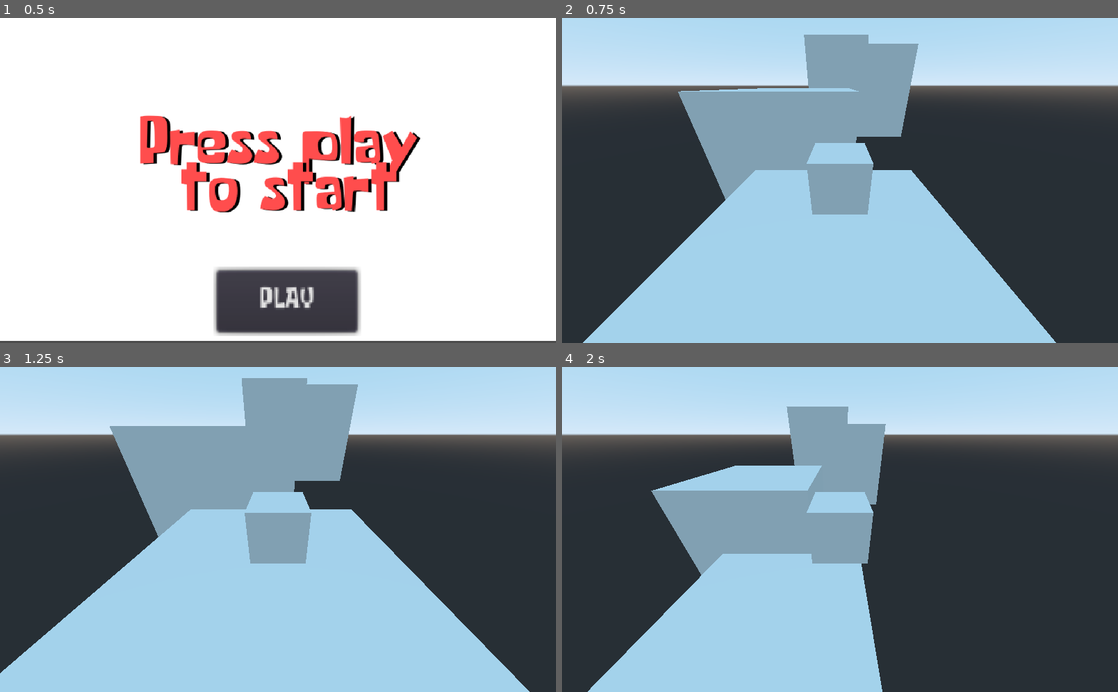
Above: before the commit, frames 1-4 (two rows, left to right).
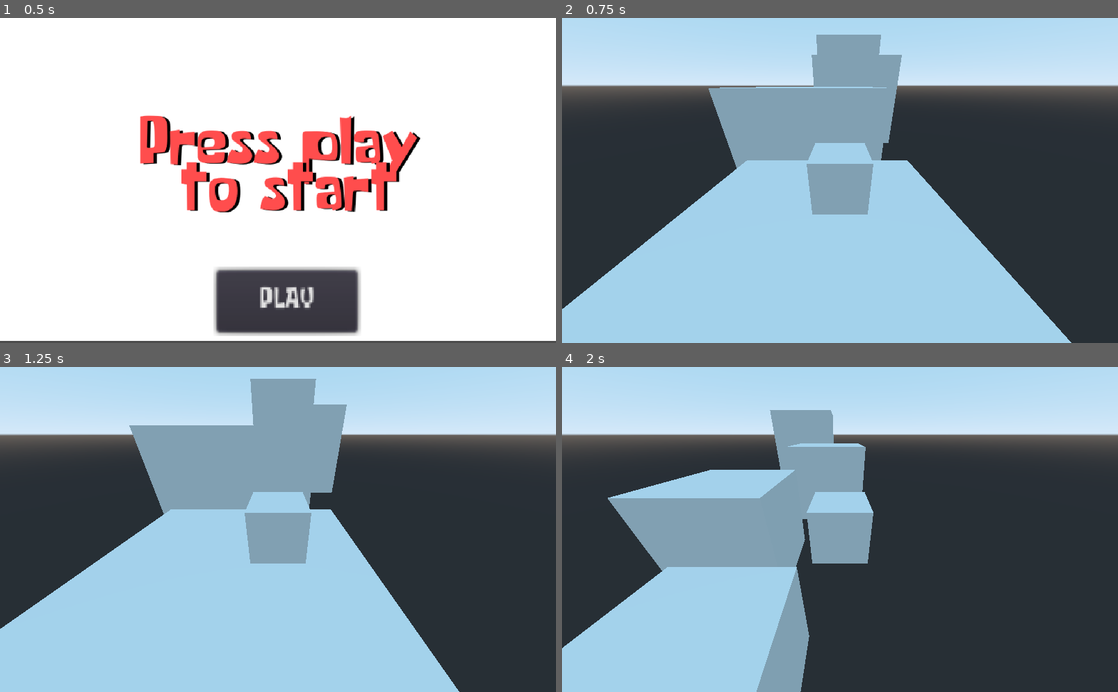
Above: after the commit, the same moments.

Repository: dwlcj/Project2
Game: Godot game, scene res://StartScreen.tscn
The game is run twice, just before and just after one commit, with the same random seed, the same clock (stepped at 60 frames per second) and the same inputs.
Inputs:
- Up to frame 1 (0.5 s): no input
- Up to frame 2 (0.75 s): click "PLAY" at 0.5 s
- Up to frame 3 (1.25 s): no input
- Up to frame 4 (2 s): hold Right (ui_right) from 1.28 s (still down); hold Space (ui_space) from 1.28 s (still down)

Frame 1 is identical in both runs. In frame 2, 8.2% of the frame differs, in the area x 0-92%, y 5-100%; in frame 3, 9.8%; in frame 4, 16%, in the area x 0-59%, y 12-100%.

Commit message:
add quit/ESCAPE command

Diff:
--- a/Camera.gd
+++ b/Camera.gd
@@ -4,6 +4,11 @@
 
 func _ready():
 	ofs = translation
+	Input.set_mouse_mode(Input.MOUSE_MODE_CAPTURED)
+
+func _input(event):
+	if Input.is_action_pressed("ui_quit"):
+		get_tree().quit()
 
 func _process(delta):
 	translation = $"../KinematicBody".translation + ofs
--- /dev/null
+++ b/Floor.gd
@@ -0,0 +1,12 @@
+extends StaticBody
+
+var origin
+var sum = 0
+
+func _ready():
+	origin = translation
+	sum = randi() % 100
+
+func _process(delta):
+	sum += delta
+	translation = origin + Vector3(2 * sin(sum), cos(sum), 0)
--- a/Floor.tscn
+++ b/Floor.tscn
@@ -1,4 +1,6 @@
-[gd_scene load_steps=3 format=2]
+[gd_scene load_steps=4 format=2]
+
+[ext_resource path="res://Floor.gd" type="Script" id=1]
 
 [sub_resource type="CubeMesh" id=1]
 size = Vector3( 10, 10, 10 )
@@ -7,6 +9,7 @@
 extents = Vector3( 5, 5, 5 )
 
 [node name="StaticBody" type="StaticBody"]
+script = ExtResource( 1 )
 
 [node name="MeshInstance" type="MeshInstance" parent="."]
 mesh = SubResource( 1 )
--- a/KinematicBody.gd
+++ b/KinematicBody.gd
@@ -4,9 +4,9 @@
 var velocity = Vector3()
 var camera
 
-const SPEED = 6
-const ACCELERATION = 5
-const DE_ACCELERATION = 8
+const SPEED = 10
+const ACCELERATION = 8
+const DE_ACCELERATION = 14
 
 func _ready():
 	camera = get_node("../Camera").get_global_transform()
@@ -31,7 +31,7 @@
 	dir = dir.normalized()
 
 	if Input.is_action_pressed("ui_space"):
-		velocity.y = 5
+		velocity.y = 6
 	else:
 		velocity.y += delta * gravity
 
--- a/project.godot
+++ b/project.godot
@@ -54,6 +54,11 @@
 "events": [ Object(InputEventKey,"resource_local_to_scene":false,"resource_name":"","device":0,"alt":false,"shift":false,"control":false,"meta":false,"command":false,"pressed":false,"scancode":32,"unicode":0,"echo":false,"script":null)
  ]
 }
+ui_quit={
+"deadzone": 0.5,
+"events": [ Object(InputEventKey,"resource_local_to_scene":false,"resource_name":"","device":0,"alt":false,"shift":false,"control":false,"meta":false,"command":false,"pressed":false,"scancode":16777217,"unicode":0,"echo":false,"script":null)
+ ]
+}
 
 [rendering]
 
